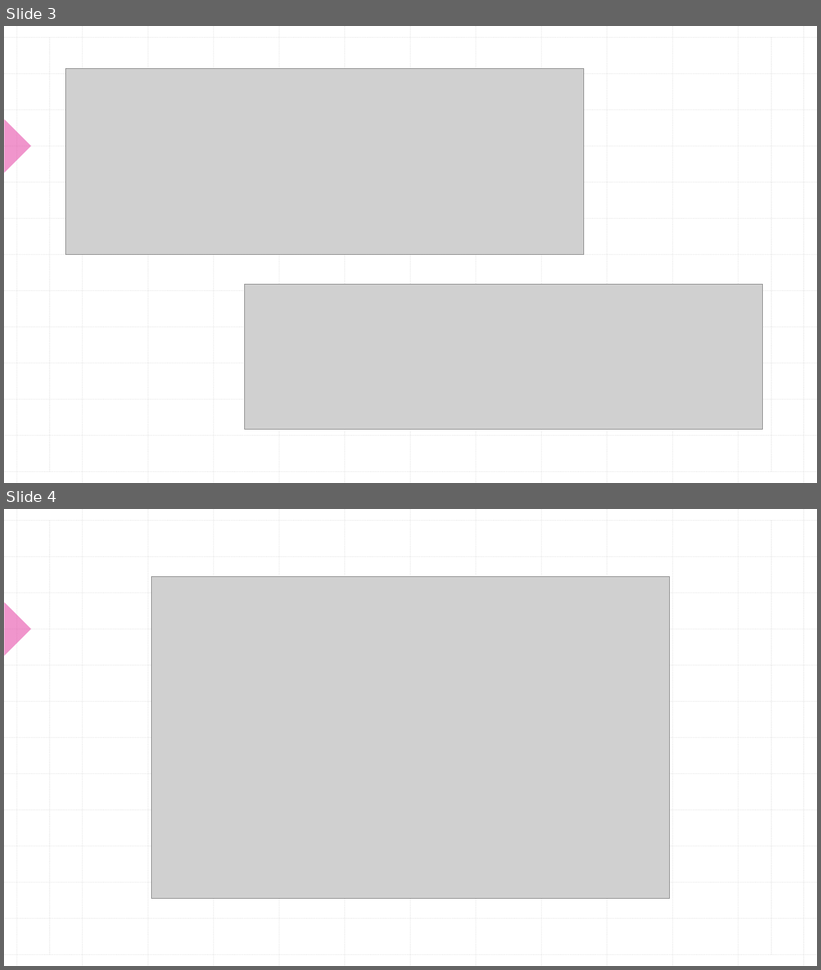
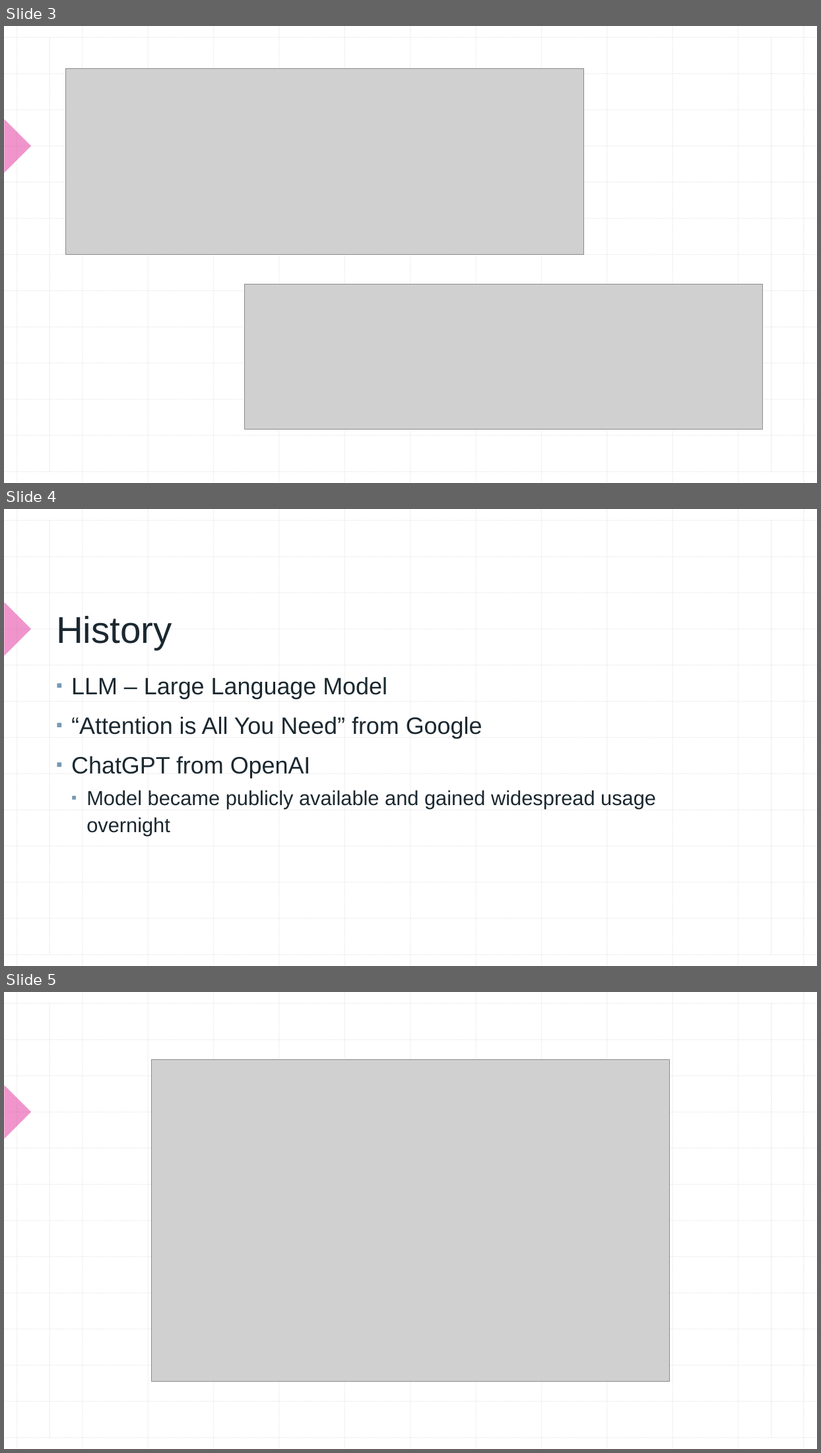
Before and after one commit to aaronomics/grad, a slide deck: AWEISS EMU GRC Presentation.pptx. Shown one above the other, each under a label of ours: slides 3 and 4 before the commit, slides 3, 4 and 5 after it. The pictures are 821x970 and 821x1453 pixels, drawn with LibreOffice and Linux fonts; fonts in the diff are those of the drawing; grey boxes stand for pictures. Boxes give left, top, right and bottom in pixels: in the first picture for what was removed or moved away, otherwise in the second. Text is boxed around its words. In the diff, an @@ line names an element or a change of style, - is before the commit and + after.

```diff
--- a/AWEISS EMU GRC Presentation.pptx
+++ b/AWEISS EMU GRC Presentation.pptx
@@ slide 4 added at <box>4,509,817,966</box>, background #FFFFFF; not listed: 29 template elements that a slide beside it also shows @@
@@ title added at <box>56,616,172,650</box>, 44 pt, text #1B2830 @@
+History
@@ text added at <box>71,677,656,836</box>, 28 pt, text #1B2830 @@
+▪ LLM – Large Language Model
+▪ “Attention is All You Need” from Google
+▪ ChatGPT from OpenAI
+  ▪ Model became publicly available and gained widespread usage overnight
@@ what was slide 4 is now slide 5 @@
```
Also in this commit, not shown: 7 slides changed, 4 other slides added, 2 slides removed, 5 other files.
